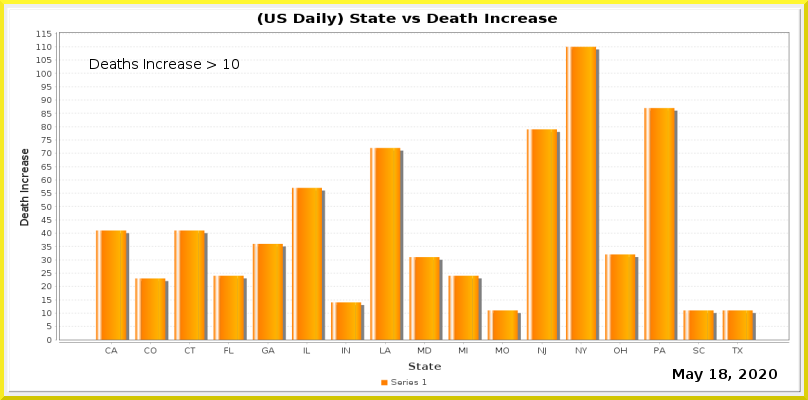
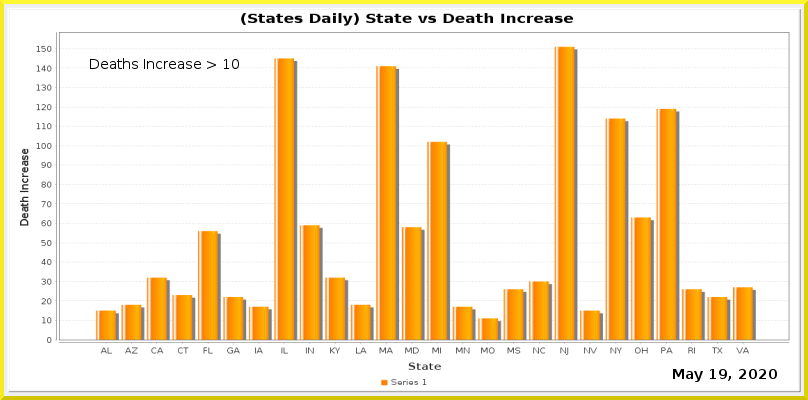
Layers edited between the first and the second 808×400 image:
painted on "Current Date" over [719, 369, 727, 379]
painted on "Date_vs_TestIncrease.png" over [36, 13, 788, 355]
